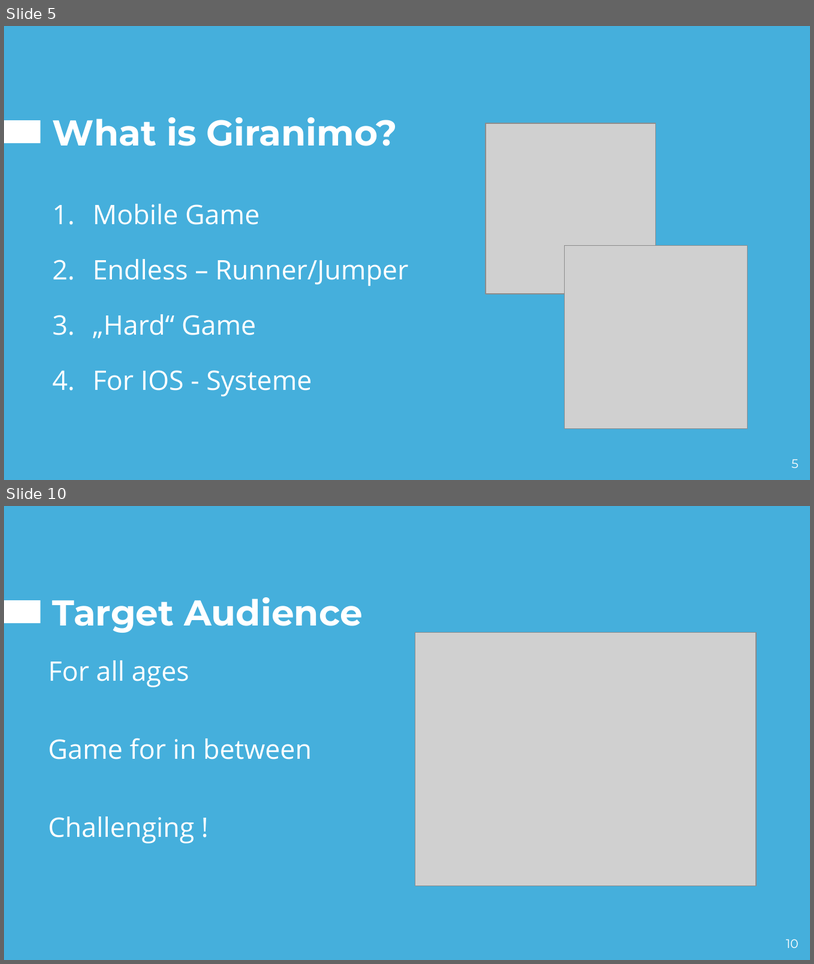
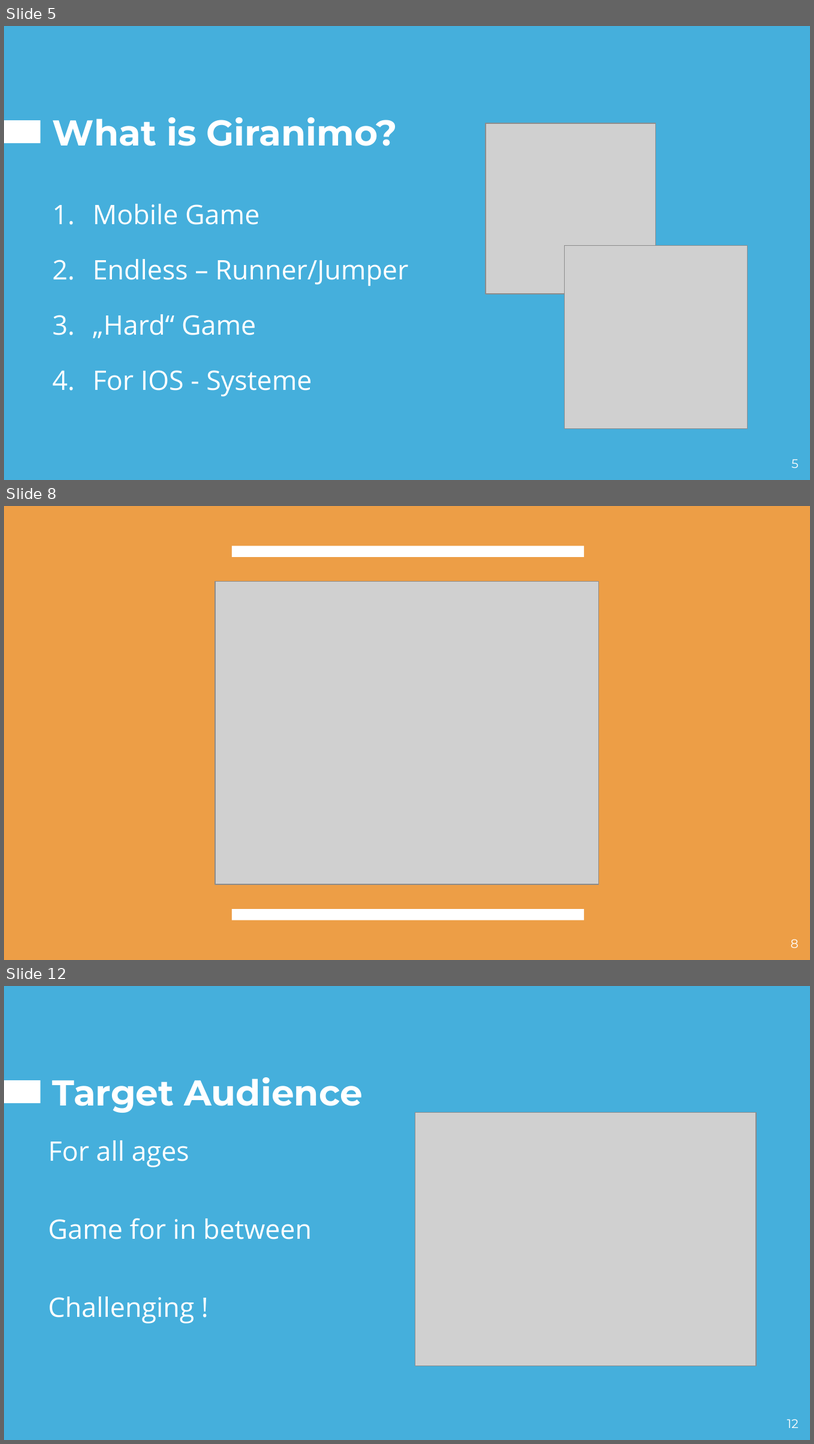
Before and after one commit to hakrrr/Giranimo, a slide deck: Presentation/Pitch.pptx. Shown one above the other, each under a label of ours: slides 5 and 10 before the commit, slides 5, 8 and 12 after it; the slides between them are not shown. The pictures are 814x964 and 814x1444 pixels, drawn with LibreOffice and Linux fonts; fonts in the diff are those of the drawing; grey boxes stand for pictures. Boxes give left, top, right and bottom in pixels: in the first picture for what was removed or moved away, otherwise in the second. Text is boxed around its words. In the diff, an @@ line names an element or a change of style, - is before the commit and + after.

```diff
--- a/Presentation/Pitch.pptx
+++ b/Presentation/Pitch.pptx
@@ slide 8 added at box(4, 506, 810, 960), background #ED9E46 @@
@@ rectangle added at box(232, 546, 585, 557), fill #FFFFFF @@
@@ picture added at box(215, 582, 599, 884) @@
@@ rectangle added at box(232, 909, 585, 919), fill #FFFFFF @@
@@ page number added at box(791, 939, 799, 948), 11 pt, text #FFFFFF @@
+8
@@ what was slide 10 is now slide 12 @@
@@ page number at box(788, 1419, 799, 1428): text changed @@
-10
+12
```
Also in this commit, not shown: 4 slides changed, 1 other slide added, 6 other files.
